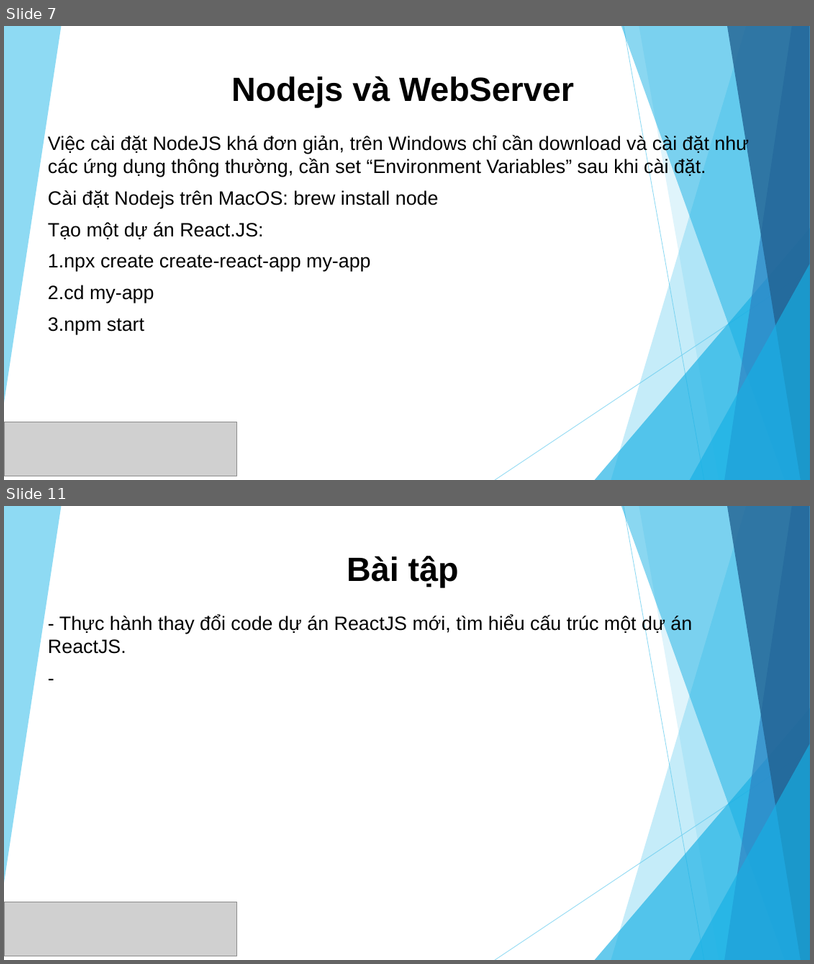
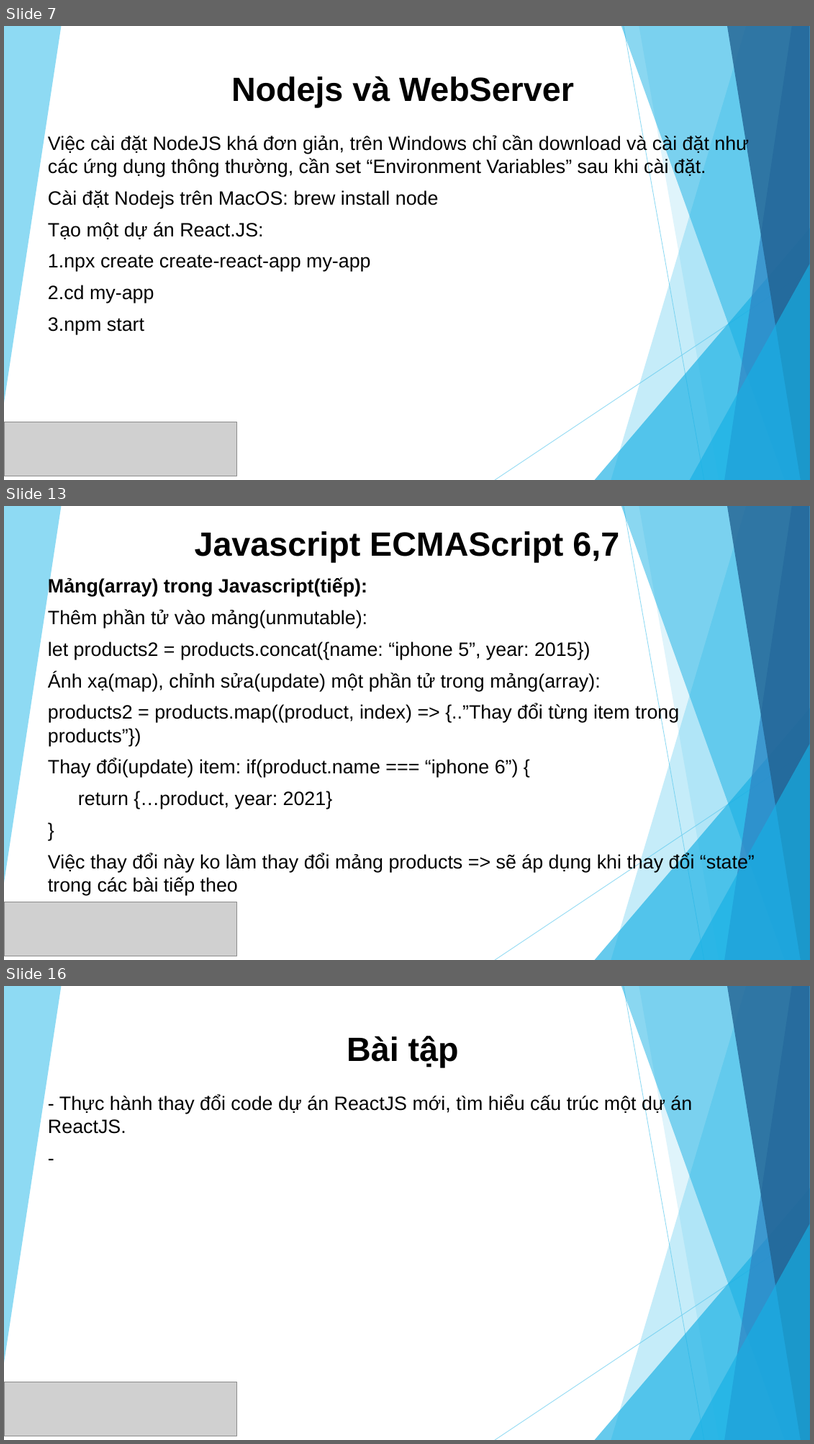
Before and after one commit to sunlight3d/CecomtechReactJST03-2019, a slide deck: Phần 1-Giới thiệu React JS.pptx. Shown one above the other, each under a label of ours: slides 7 and 11 before the commit, slides 7, 13 and 16 after it; the slides between them are not shown. The pictures are 814x964 and 814x1444 pixels, drawn with LibreOffice and Linux fonts; fonts in the diff are those of the drawing; grey boxes stand for pictures. Boxes give left, top, right and bottom in pixels: in the first picture for what was removed or moved away, otherwise in the second. Text is boxed around its words. In the diff, an @@ line names an element or a change of style, - is before the commit and + after.

```diff
--- a/Phần 1-Giới thiệu React JS.pptx
+++ b/Phần 1-Giới thiệu React JS.pptx
@@ slide 13 added at (4, 506, 810, 960), background #FFFFFF; not listed: 10 template elements that a slide beside it also shows @@
@@ title added at (195, 531, 620, 562), 40 pt, text #000000, bold @@
+Javascript ECMAScript 6,7
@@ subtitle added at (48, 577, 755, 895), 23 pt, text #000000 @@
+Mảng(array) trong Javascript(tiếp):
+Thêm phần tử vào mảng(unmutable):
+let products2 = products.concat({name: “iphone 5”, year: 2015})
+Ánh xạ(map), chỉnh sửa(update) một phần tử trong mảng(array):
+products2 = products.map((product, index) => {..”Thay đổi từng item trong products”})
+Thay đổi(update) item: if(product.name === “iphone 6”) {
+return {…product, year: 2021}
+}
+Việc thay đổi này ko làm thay đổi mảng products => sẽ áp dụng khi thay đổi “state” trong các bài tiếp theo
@@ picture added at (4, 901, 237, 955) @@
@@ what was slide 11 is now slide 16 @@
```
Also in this commit, not shown: 3 slides changed, 4 other slides added.
